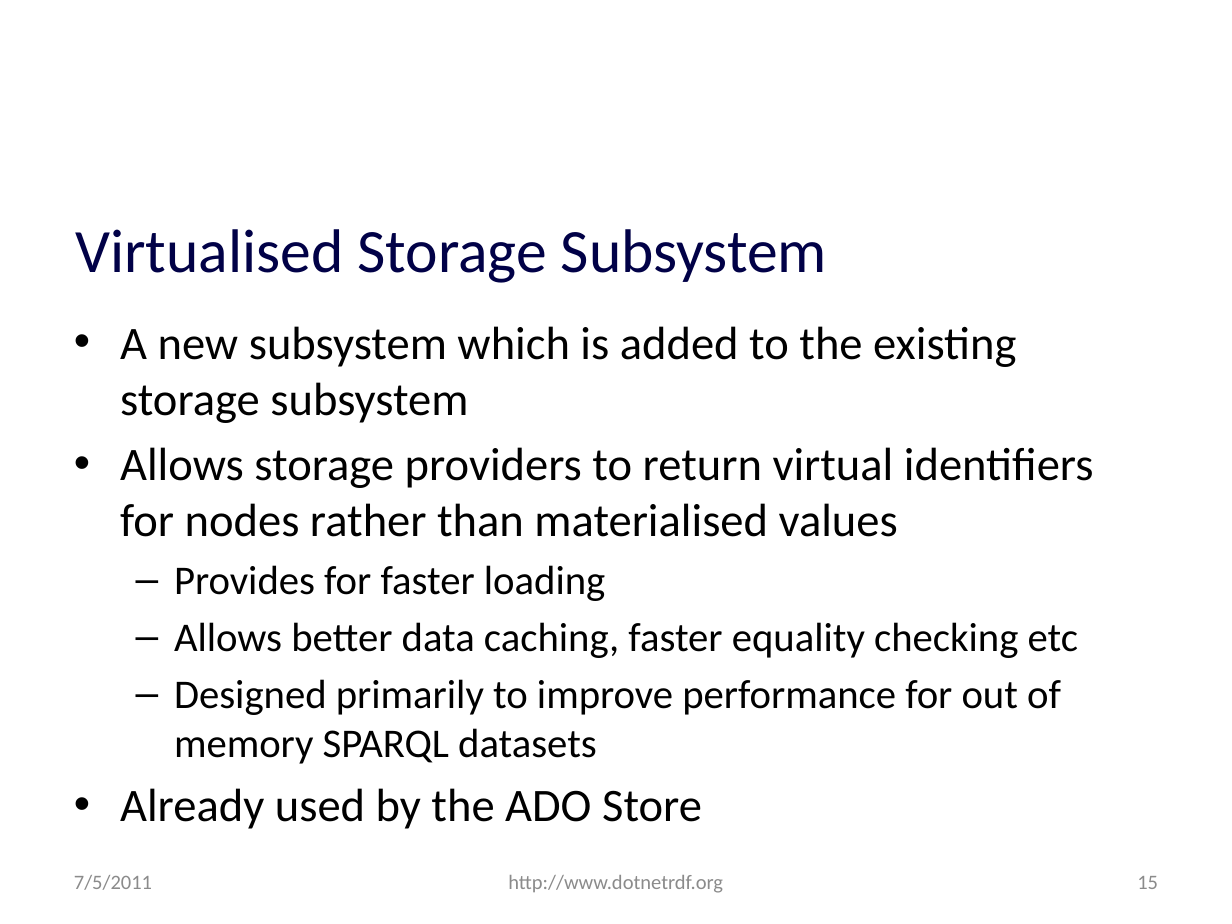
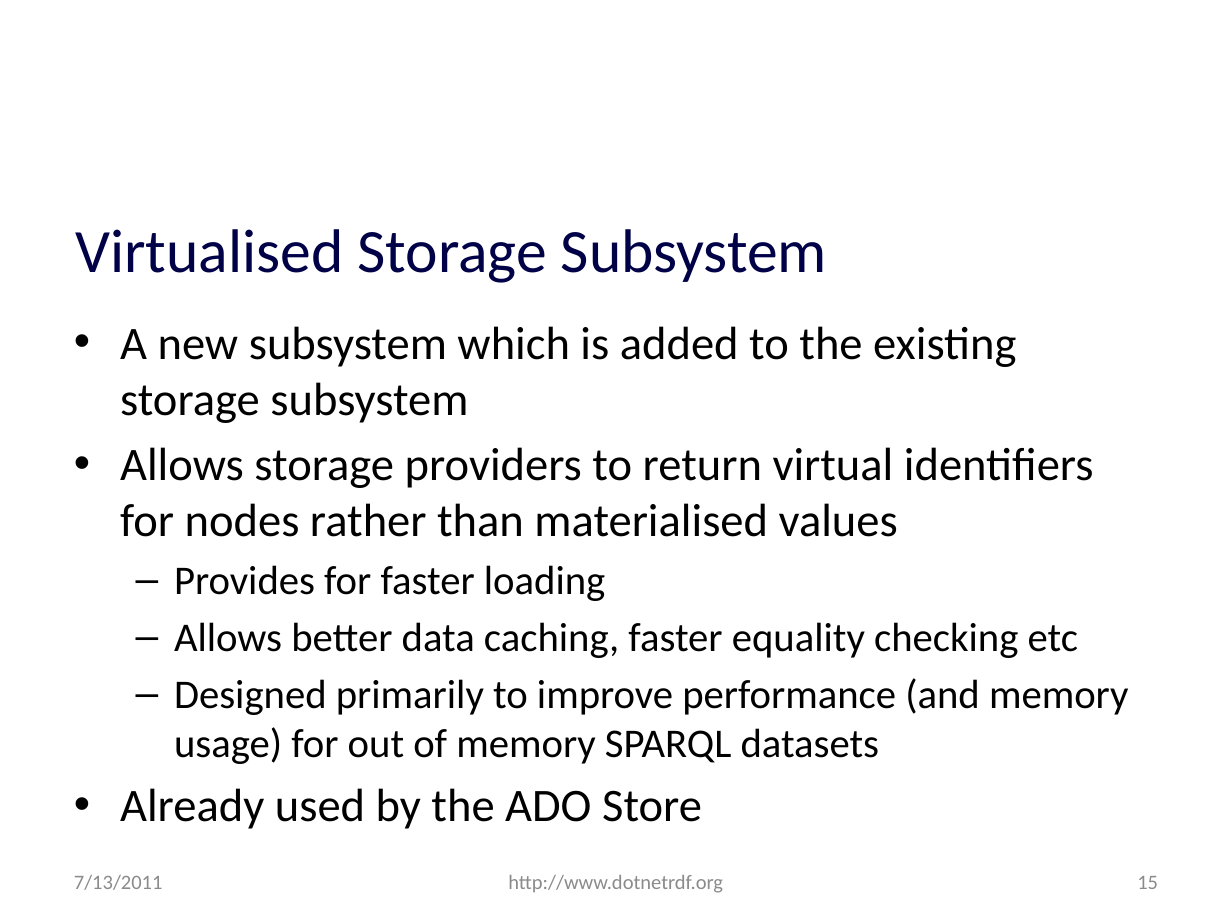
Before and after one commit to JohnGoldsmith/dotnetrdf-wiki, a slide deck: slide 15 of Slides/Roadmap.pptx. Drawn at 1232x924 pixels with LibreOffice and Linux fonts; fonts in the diff are those of the drawing; background and template pictures are left out. Boxes give left, top, right and bottom in pixels: in the first picture for what was removed or moved away, otherwise in the second. Text is boxed around its words. In the diff, an @@ line names an element or a change of style, - is before the commit and + after.

```diff
--- a/Slides/Roadmap.pptx
+++ b/Slides/Roadmap.pptx
@@ text at (x1=174, y1=678, x2=1128, y2=764): text changed @@
-  – Designed primarily to improve performance for out of memory SPARQL datasets
+  – Designed primarily to improve performance (and memory usage) for out of memory SPARQL datasets
@@ text at (x1=74, y1=875, x2=163, y2=890): text changed @@
-7/5/2011
+7/13/2011
```
Also in this commit, not shown: 44 other slides changed, 1 slide added.
